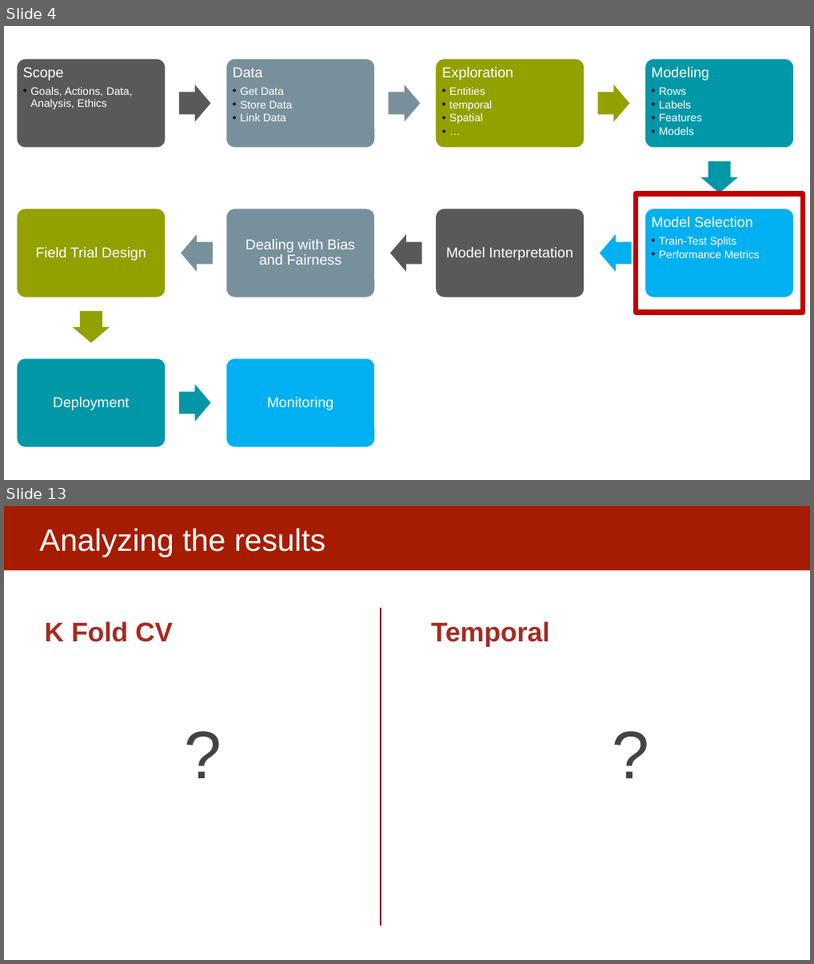
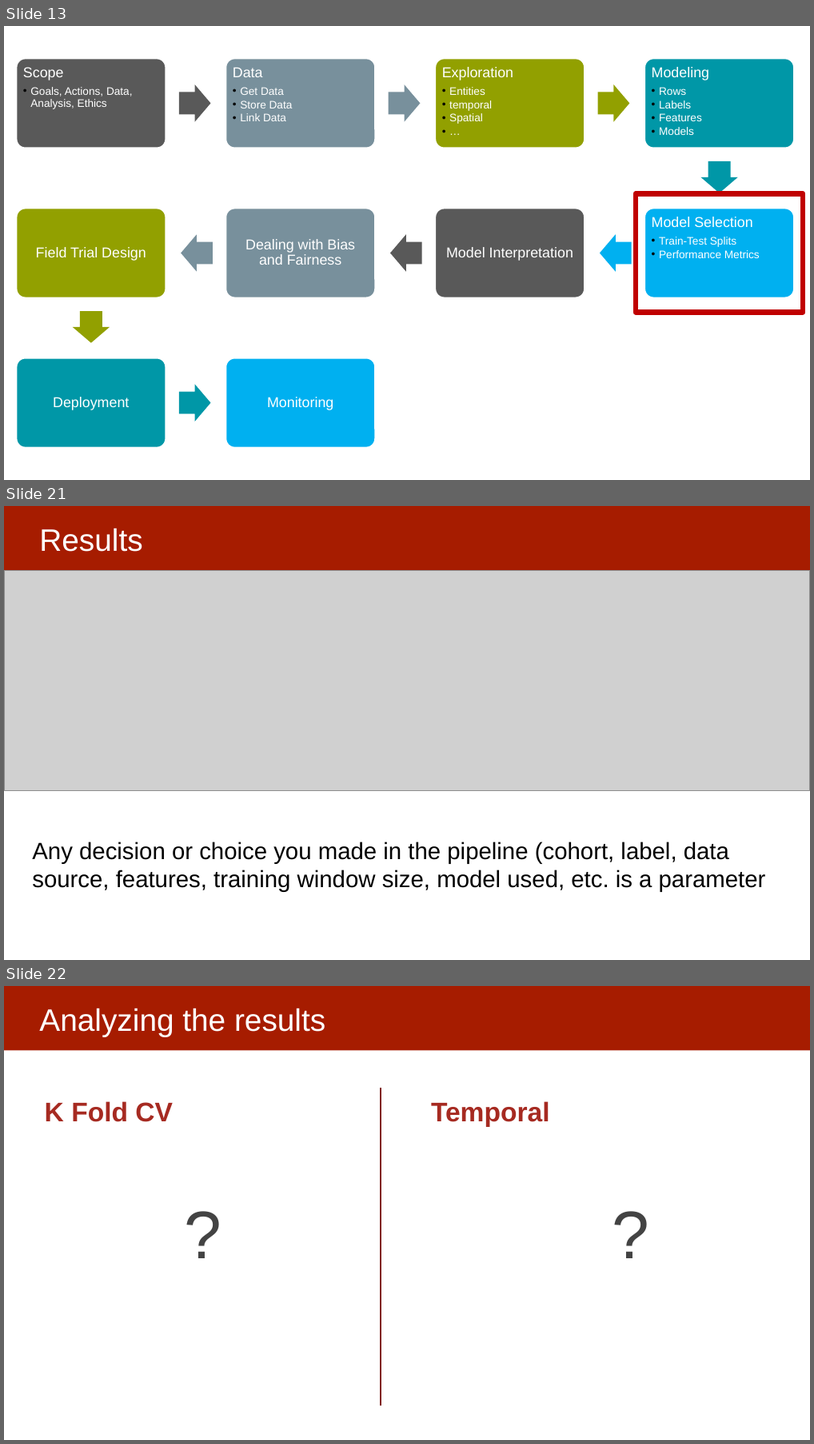
Before and after one commit to dssg/MLinPractice, a slide deck: Lectures/Lecture10-ModelSelection2.pptx. Shown one above the other, each under a label of ours: slides 4 and 13 before the commit, slides 13, 21 and 22 after it; the slides between them are not shown. The pictures are 814x964 and 814x1444 pixels, drawn with LibreOffice and Linux fonts; fonts in the diff are those of the drawing; grey boxes stand for pictures. Boxes give left, top, right and bottom in pixels: in the first picture for what was removed or moved away, otherwise in the second. Text is boxed around its words. In the diff, an @@ line names an element or a change of style, - is before the commit and + after.

```diff
--- a/Lectures/Lecture10-ModelSelection2.pptx
+++ b/Lectures/Lecture10-ModelSelection2.pptx
@@ slide 21 added at <box>4,506,810,960</box>, background #FFFFFF; not listed: 1 template element that a slide beside it also shows @@
@@ title added at <box>39,528,142,552</box>, 37 pt, text #FFFFFF @@
+Results
@@ picture added at <box>4,570,810,790</box> @@
@@ text added at <box>32,841,766,892</box>, 28 pt, text #000000 @@
+Any decision or choice you made in the pipeline (cohort, label, data source, features, training window size, model used, etc. is a parameter
@@ what was slide 4 is now slide 13 @@
@@ what was slide 13 is now slide 22 @@
```
Also in this commit, not shown: 4 slides changed, 11 other slides added, 4 slides removed, 1 other file.
